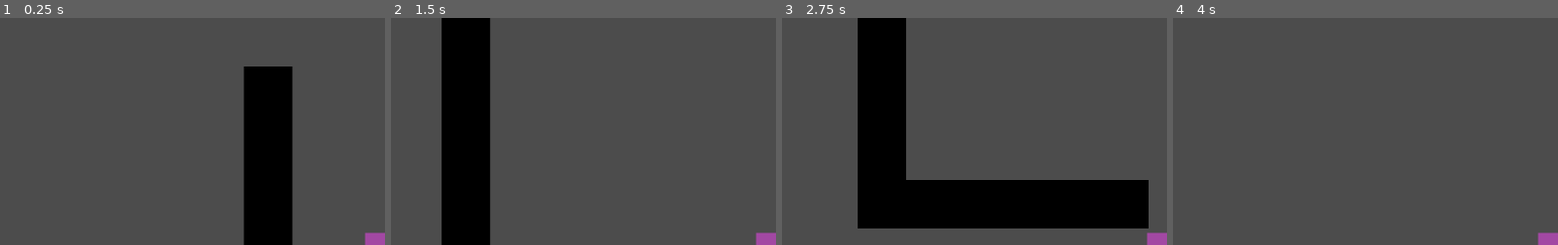
Above: before the commit, frames 1-4 (left to right).
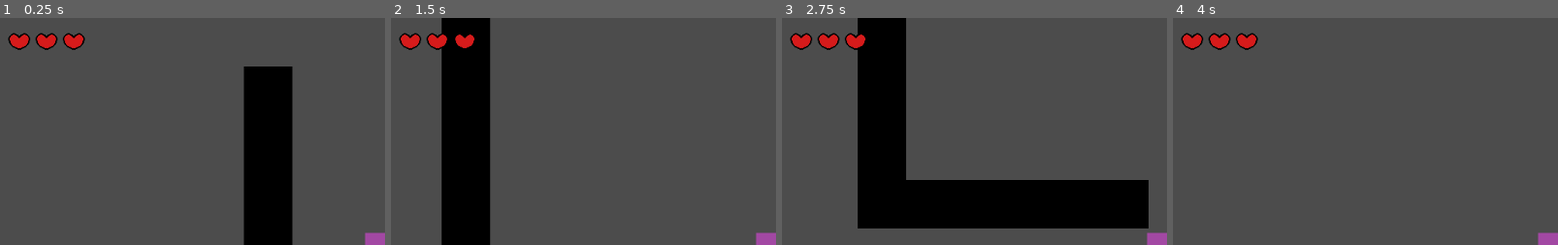
Above: after the commit, the same moments.

Repository: eldskald/Treinamento-Contra
Game: Godot game, scene res://scenes/scene1.tscn
Same seed, same stepped clock (60 frames per second), same inputs: the game is played once before the commit and once after it.
Inputs (mouse positions are % of the whole screen's width and height, from its top left):
- Up to frame 1 (0.25 s): no input
- Up to frame 2 (1.5 s): move the mouse to (72, 45) at 0.52 s; hold D (ui_right) from 0.53 s (still down); tap W (ui_up) at 0.77 s; move the mouse to (29, 55) at 1.27 s
- Up to frame 3 (2.75 s): tap W (ui_up) at 1.52 s; move the mouse to (60, 28) at 2.02 s; release D (ui_right) at 2.03 s; hold A (ui_left) from 2.03 s (still down)
- Up to frame 4 (4 s): tap Enter at 2.75 s; move the mouse to (45, 70) at 2.77 s; release A (ui_left) at 2.78 s; hold D (ui_right) from 2.78 s (still down); tap W (ui_up) at 3.02, 3.77 s; move the mouse to (80, 65) at 3.52 s
The pictures show only the part of the screen within x 1-51%, y 0-50%; the shares and areas given below are measured in that part.

The runs differ from the first frame. In frame 1, 1.0% of the frame differs, in the area x 2-23%, y 6-15%; in frame 2, 0.8%; in frame 3, 0.9%; in frame 4, 1.0%.

Commit message:
Mostrando o hp na tela
Título diz tudo.

Diff:
--- a/Experiment/prefabs/Player.tscn
+++ b/Experiment/prefabs/Player.tscn
@@ -96,6 +96,7 @@
 [node name="Camera2D" type="Camera2D" parent="."]
 current = true
 
+[connection signal="displayHitPoints" from="." to="." method="_on_update_HitPoints"]
 [connection signal="area_entered" from="Left Detector" to="." method="_on_left_area_entered"]
 [connection signal="area_exited" from="Left Detector" to="." method="_on_left_area_exited"]
 [connection signal="body_entered" from="Left Detector" to="." method="_on_left_body_entered"]
--- /dev/null
+++ b/Experiment/prefabs/UI Elements/Empty Heart.tscn
@@ -0,0 +1,8 @@
+[gd_scene load_steps=2 format=2]
+
+[ext_resource path="res://sprites/heart0.png" type="Texture" id=1]
+
+[node name="TextureRect" type="TextureRect"]
+margin_right = 32.0
+margin_bottom = 32.0
+texture = ExtResource( 1 )
--- /dev/null
+++ b/Experiment/prefabs/UI Elements/Full Heart.tscn
@@ -0,0 +1,8 @@
+[gd_scene load_steps=2 format=2]
+
+[ext_resource path="res://sprites/heart1.png" type="Texture" id=1]
+
+[node name="TextureRect" type="TextureRect"]
+margin_right = 32.0
+margin_bottom = 32.0
+texture = ExtResource( 1 )
--- /dev/null
+++ b/Experiment/prefabs/UI Elements/Half Heart.tscn
@@ -0,0 +1,8 @@
+[gd_scene load_steps=2 format=2]
+
+[ext_resource path="res://sprites/heart0.5.png" type="Texture" id=1]
+
+[node name="TextureRect" type="TextureRect"]
+margin_right = 32.0
+margin_bottom = 32.0
+texture = ExtResource( 1 )
--- /dev/null
+++ b/Experiment/prefabs/UI.tscn
@@ -0,0 +1,18 @@
+[gd_scene load_steps=2 format=2]
+
+[ext_resource path="res://scripts/Display Hearts.gd" type="Script" id=1]
+
+[node name="UI" type="MarginContainer"]
+anchor_right = 1.0
+anchor_bottom = 1.0
+margin_left = 24.0
+margin_top = 16.0
+custom_constants/margin_right = 0
+custom_constants/margin_top = 0
+custom_constants/margin_left = 0
+custom_constants/margin_bottom = 0
+script = ExtResource( 1 )
+
+[node name="Hearts" type="HBoxContainer" parent="."]
+margin_right = 1000.0
+margin_bottom = 584.0
--- a/Experiment/scenes/scene1.tscn
+++ b/Experiment/scenes/scene1.tscn
@@ -1,8 +1,9 @@
-[gd_scene load_steps=8 format=2]
+[gd_scene load_steps=9 format=2]
 
 [ext_resource path="res://prefabs/Player.tscn" type="PackedScene" id=1]
 [ext_resource path="res://sprites/SmallBlack.png" type="Texture" id=2]
 [ext_resource path="res://prefabs/Enemy.tscn" type="PackedScene" id=3]
+[ext_resource path="res://prefabs/UI.tscn" type="PackedScene" id=4]
 
 [sub_resource type="RectangleShape2D" id=1]
 extents = Vector2( 320, 32 )
@@ -188,3 +189,11 @@
 position = Vector2( 675.963, 66.2326 )
 shootCoolDown = 1.0
 maxHealth = 5.0
+
+[node name="CanvasLayer" type="CanvasLayer" parent="."]
+
+[node name="UI" parent="CanvasLayer" instance=ExtResource( 4 )]
+anchor_right = 0.0
+anchor_bottom = 0.0
+
+[connection signal="displayHitPoints" from="Player" to="CanvasLayer/UI" method="_on_update_HitPoints"]
--- /dev/null
+++ b/Experiment/scripts/Display Hearts.gd
@@ -0,0 +1,18 @@
+extends MarginContainer
+
+var fullHeart = preload("res://prefabs/UI Elements/Full Heart.tscn")
+var halfHeart = preload("res://prefabs/UI Elements/Half Heart.tscn")
+var emptyHeart = preload("res://prefabs/UI Elements/Empty Heart.tscn")
+var heart
+
+func _on_update_HitPoints (hearts, currentHitPoints):
+	for heart in $Hearts.get_children():
+		heart.queue_free()
+	for i in range(hearts):
+		if currentHitPoints <= 2*i:
+			heart = emptyHeart.instance()
+		elif currentHitPoints == 2*i + 1:
+			heart = halfHeart.instance()
+		elif currentHitPoints >= 2*(i+1):
+			heart = fullHeart.instance()
+		$Hearts.add_child(heart)
--- a/Experiment/scripts/Player.gd
+++ b/Experiment/scripts/Player.gd
@@ -1,5 +1,6 @@
 extends KinematicBody2D
 
+export(float) var HEARTS = 3                       # Player's total number of hearts. Each heart represents 2 hit points.
 export(float) var MAXIMUM_SPEED = 300              # Player's maximum horizontal move speed in pixels per second.
 export(float) var ACCELERATION = 1400              # Player's horizontal acceleration in pixels per second per second.
 export(float) var GRAVITY = 1800                   # Gravity's acceleration in pixels per second per second.
@@ -17,8 +18,8 @@
 export(float) var RATE_OF_FIRE = 400               # Cooldown in miliseconds before being able to fire again.
 export(float) var DAMAGE_INVINCIBILITY = 1000      # Invincibility time after taking damage.
 
-var velocity = Vector2()      # Player's velocity vector.
-var hitPoints = 6             # Player's hit points.
+var velocity = Vector2()                # Player's velocity vector.
+var hitPoints = 2 * HEARTS              # Player's current hit points. The maximum is twice the HEARTS value.
 
 var jumpInput = false         # True when player is pressing the jump button before it reaches the jump's maximum height.
 var wallJumpInput = false     # For wall jump, works almost in the same way as jumpInput.
@@ -35,6 +36,8 @@
 var playerFacing = 1          # Equals 1 when facing right and -1 when facing left.
 var dodgeAvailable = true     # True when the player can dodge.
 
+signal displayHitPoints (hearts, currentHp)      # Signal sent to the UI to update the hearts display.
+
 var upPressed = false     # True when the player pressed any up button or tilted the left stick up.
 var leftPressed = false   # True when the player pressed any left button or tilted the left stick left.
 var downPressed = false   # True when the player pressed any down button or tilted the left stick down.
@@ -58,6 +61,9 @@
 var bullet = preload("res://prefabs/Bullet.tscn")        # Projectile prefab shot by the player.
 var shootingDirection = Vector2(1, 0)                    # The direction the player is shooting.
 var shootingCooldown = 0                                 # Timer to shoot again.
+
+func _ready():
+	emit_signal("displayHitPoints", HEARTS, hitPoints)
 
 func _physics_process(delta):
 
@@ -420,6 +426,7 @@
 
 func _take_damage(damage, impact):
 	hitPoints -= damage
+	emit_signal("displayHitPoints", HEARTS, hitPoints)
 	dodgeAnim = false
 	leftLedgeAnim = false
 	rightLedgeAnim = false
Binary file added: Experiment/sprites/heart0.5.png
Not shown, added: Experiment/sprites/heart0.5.png.import
Binary file added: Experiment/sprites/heart0.png
Not shown, added: Experiment/sprites/heart0.png.import
Binary file added: Experiment/sprites/heart1.png
Not shown, added: Experiment/sprites/heart1.png.import
